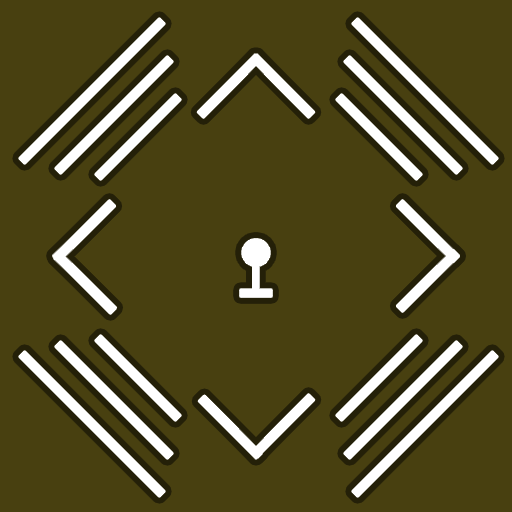
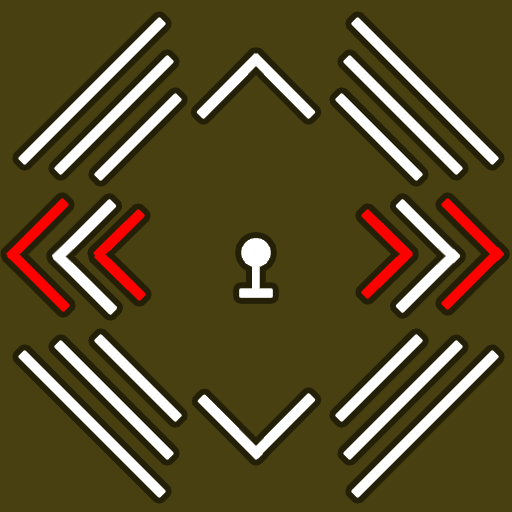
The second 512 x 512 image is a revision of the first. Changes to its layers:
added group "ColorOverlayRed" with 12 layers above "ColorOverlayWhite" over [7, 199, 503, 311]
added group "Indicator Tower" with 5 layers in group "ColorOverlayRed" over [94, 210, 412, 300]
added group "rectangle bak copy" (1st of 3, in "ColorOverlayRed" › "Indicator Tower") with 4 layers in group "Indicator Tower" over [94, 210, 412, 300]
added layer "Rectangle 1" (1st of 5, in "ColorOverlayRed" › "Indicator Tower" › "rectangle bak copy") in group "rectangle bak copy" over [94, 210, 144, 259]
added layer "Rectangle 1 copy 6" (1st of 5, in "ColorOverlayRed" › "Indicator Tower" › "rectangle bak copy") in group "rectangle bak copy" over [362, 210, 412, 259]
added layer "Rectangle 1 copy 8" (1st of 5, in "ColorOverlayRed" › "Indicator Tower" › "rectangle bak copy") in group "rectangle bak copy" over [95, 251, 145, 300]
added layer "Rectangle 1 copy 9" (1st of 5, in "ColorOverlayRed" › "Indicator Tower" › "rectangle bak copy") in group "rectangle bak copy" over [362, 249, 412, 298]
added group "Indicator Tower copy" with 5 layers in group "ColorOverlayRed" over [7, 199, 503, 311]
added group "rectangle bak copy" (2nd of 3, in "ColorOverlayRed" › "Indicator Tower copy") with 4 layers in group "Indicator Tower copy" over [7, 199, 503, 311]
added layer "Rectangle 1" (2nd of 5, in "ColorOverlayRed" › "Indicator Tower copy" › "rectangle bak copy") in group "rectangle bak copy" over [7, 199, 68, 260]
added layer "Rectangle 1 copy 8" (2nd of 5, in "ColorOverlayRed" › "Indicator Tower copy" › "rectangle bak copy") in group "rectangle bak copy" over [8, 250, 69, 311]
added layer "Rectangle 1 copy 6" (2nd of 5, in "ColorOverlayRed" › "Indicator Tower copy" › "rectangle bak copy") in group "rectangle bak copy" over [442, 199, 503, 260]
added layer "Rectangle 1 copy 9" (2nd of 5, in "ColorOverlayRed" › "Indicator Tower copy" › "rectangle bak copy") in group "rectangle bak copy" over [442, 248, 503, 309]
